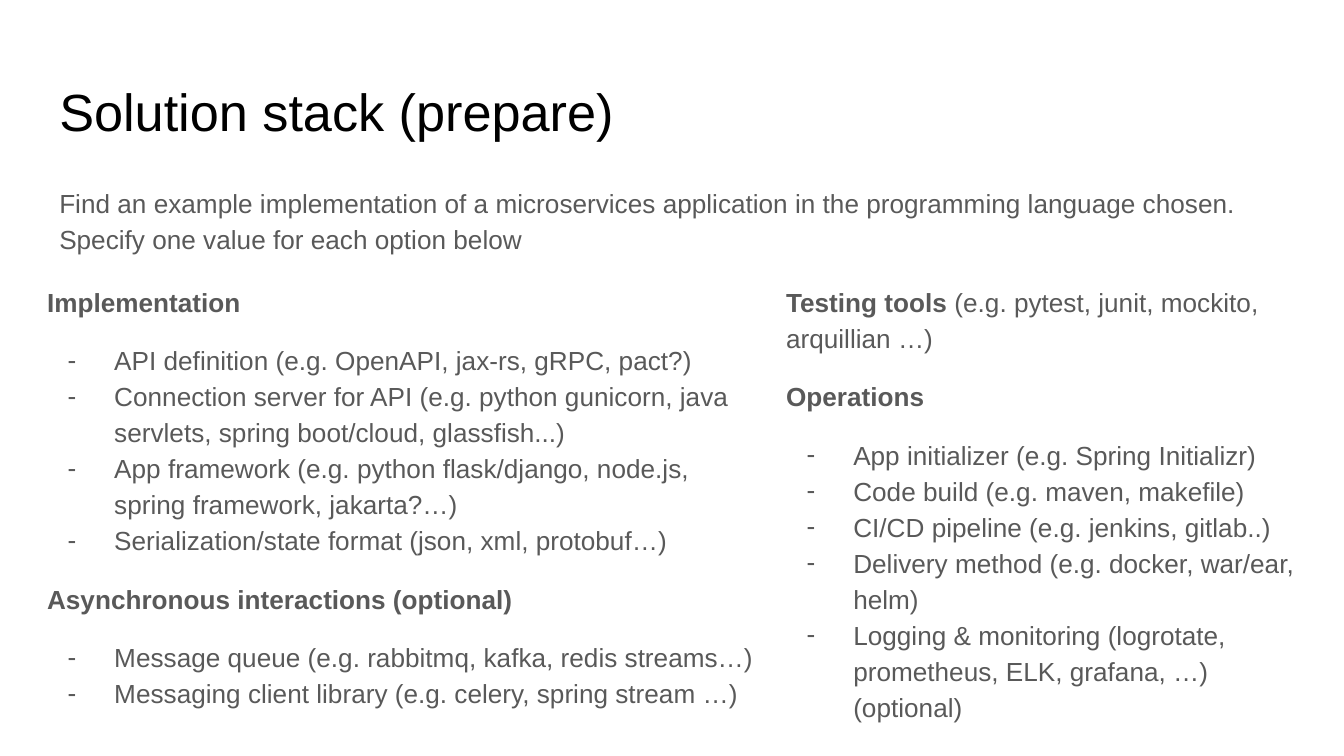
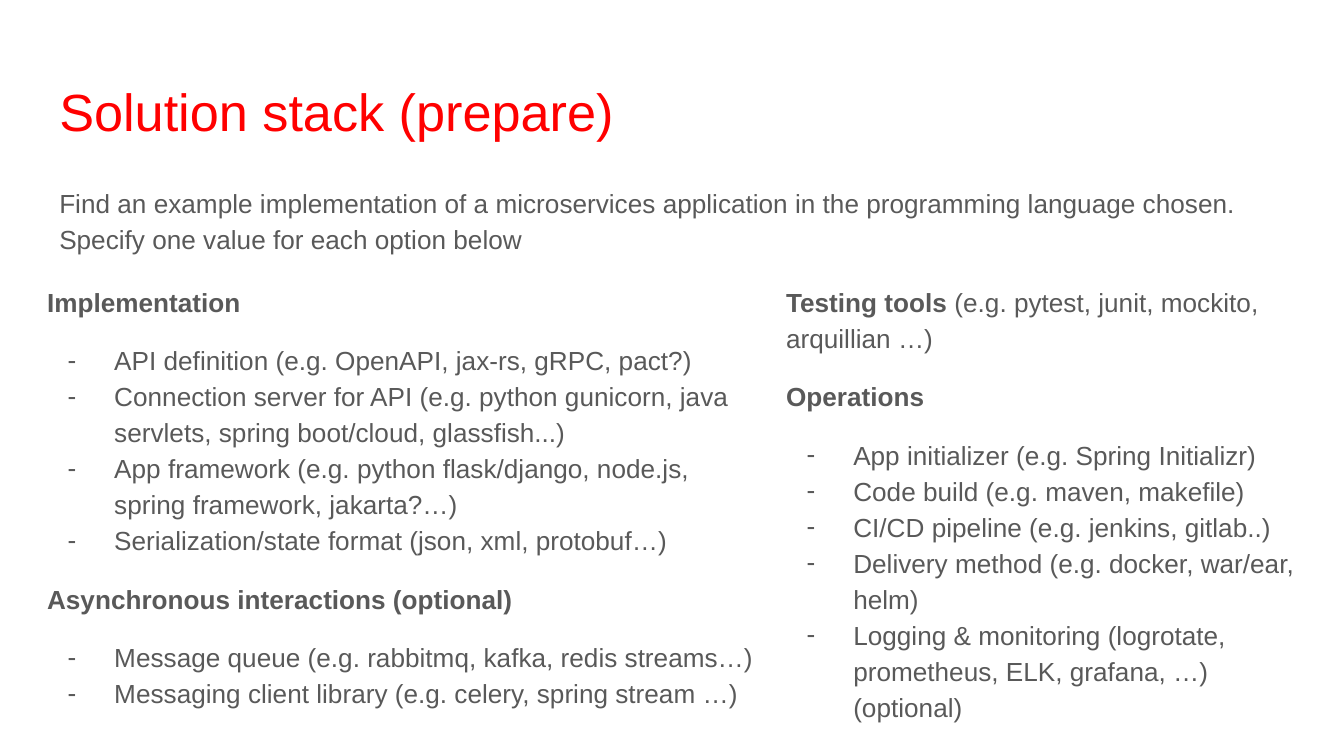
Before and after one commit to fanglores/Advanced-Software-Design, a slide deck: slide 11 of PracticeTasks/Module2/Task_10/Task_10.pptx (slide 7 before the commit). Drawn at 1344x756 pixels with LibreOffice and Linux fonts; fonts in the diff are those of the drawing. Boxes give left, top, right and bottom in pixels: in the first picture for what was removed or moved away, otherwise in the second. Text is boxed around its words. In the diff, an @@ line names an element or a change of style, - is before the commit and + after.

```diff
--- a/PracticeTasks/Module2/Task_10/Task_10.pptx
+++ b/PracticeTasks/Module2/Task_10/Task_10.pptx
@@ title "Solution stack (prepare)" at box(59, 93, 614, 141): text colour #000000 to #FF0000 @@
```
Also in this commit, not shown: 1 other slide changed, 5 slides added, 1 slide removed.
